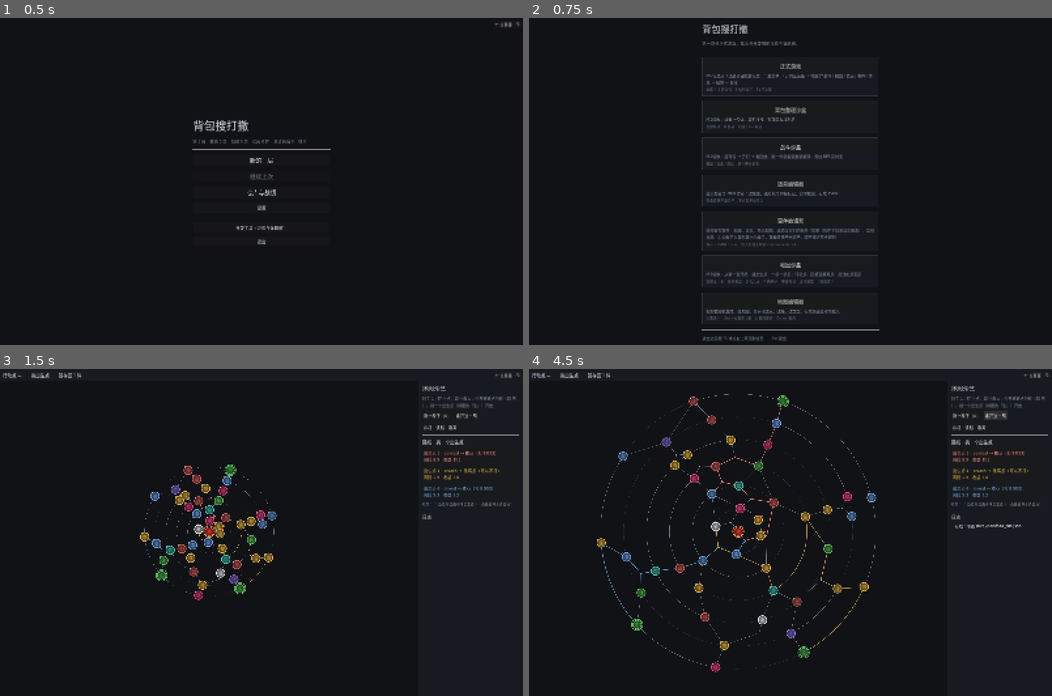
Above: before the commit, frames 1-4 (two rows, left to right).
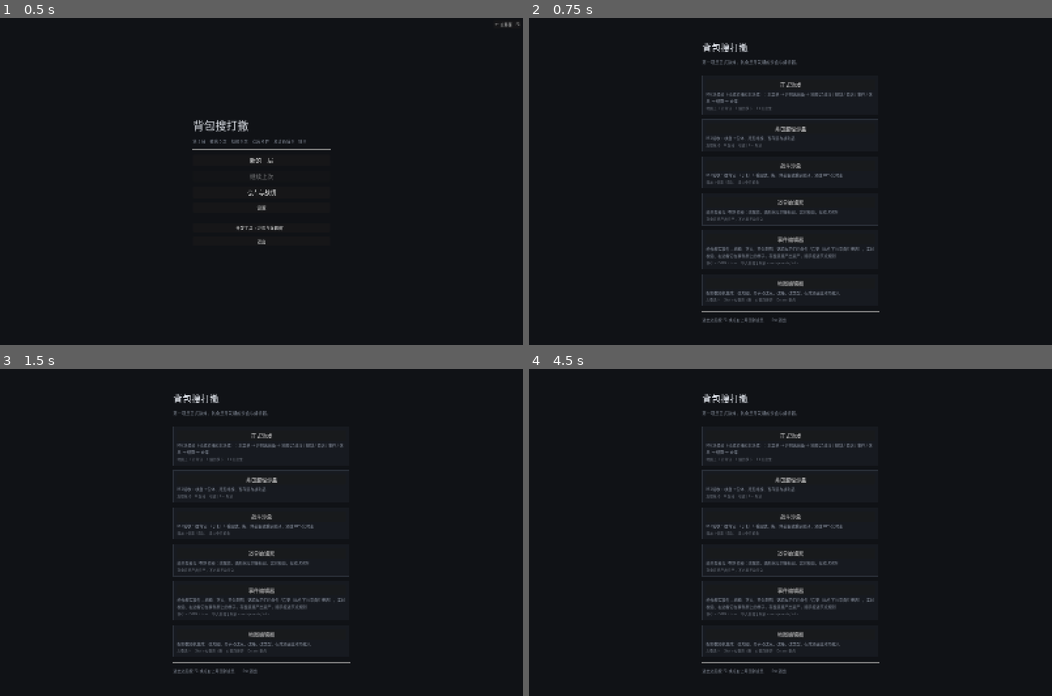
Above: after the commit, the same moments.

Repository: oZlUche/packsoudc
Game: Godot game, scene res://ui/game/game.tscn
The game is run twice, just before and just after one commit, with the same random seed, the same clock (stepped at 60 frames per second) and the same inputs.
Inputs (mouse positions are in pixels of both pictures, inside the frame that each line leads up to):
- Up to frame 1 (0.5 s): no input
- Up to frame 2 (0.75 s): click "← 主界面 F1" at 0.5 s
- Up to frame 3 (1.5 s): click (261, 614) at 1.25 s, where only the run before the commit has a clickable "地图沙盒"
- Up to frame 4 (4.5 s): click (994, 414) at 2 s, where only the run before the commit has a clickable "重开这一局"; click (957, 427) at 2.75 s, where only the run before the commit has a clickable "存档"; click (968, 427) at 3.5 s, where only the run before the commit has a clickable "读档"; click (994, 408) at 4.25 s, where only the run before the commit has a clickable "重开这一局"

Frame 1 is identical in both runs. In frame 2, 6.0% of the frame differs, in the area x 33-67%, y 2-99%; in frame 3, 6.9%; in frame 4, 7.9%, in the area x 0-100%, y 1-94%.

Commit message:
chore(ui): 删地图沙盒 —— 只剩生成就是地图编辑器的子集，「走」正式游戏已完整（报告 066）
Co-Authored-By: Claude Fable 5.1 <noreply@anthropic.com>

Diff:
--- a/tests/test_map_layout.gd
+++ b/tests/test_map_layout.gd
@@ -1,10 +1,8 @@
-## 布局求解与地图沙盒（架构文档 5.9，M3-6）。
+## 布局求解（架构文档 5.9，M3-6）。地图沙盒的帧测试随沙盒一起删了（066）：走一步的行为在 test_map_travel / test_run_state 里。
 ##
 ## 唯一的硬目标：**异环通路垂直于切线** —— 每条径向边两端角度相等。
 ## 一个内层点接着多个角度不同的外层点时画不成，那要有告警而不是静默画歪。
 extends RefCounted
-
-const SANDBOX := "res://ui/map/map_sandbox.tscn"
 
 
 ## 径向边的体检。松弛解的性质：**一条简单的链（每个点至多一上一下，只从一个外层点垂下来）整条垂直**；
@@ -200,49 +198,3 @@
 			"弧的两端就是那两个点（%d↔%d）" % [e.from_id, e.to_id])
 	t.check(found > 0, "有切向边可试（%d 条）" % found)
 	t.eq(off_circle, 0, "弧上没有一个采样点离开那一环的圆 —— 上下左右的弧都朝圆心凹")
-
-
-static func frame_sandbox(t: TestCase, root: Window) -> void:
-	t.begin("地图沙盒 · 从第一章开局，挑出生点，走几步")
-
-	var sb = load(SANDBOX).instantiate()
-	root.add_child(sb)
-	var g: MapGraph = sb.graph()
-	t.not_null(g, "开场从 chapter_01 生成了一张图")
-	if g == null:
-		sb.queue_free()
-		return
-	t.check(sb.travel() == null, "还没挑出生点")
-	var some_non_entry := -1
-	for id in g.node_ids():
-		if not g.entry_ids.has(id):
-			some_non_entry = id
-			break
-	t.check(not sb.pick_spawn(some_non_entry), "不是出生点的挑不了")
-	t.check(not sb.step(some_non_entry), "没开局走不了")
-
-	var entry: int = g.entry_ids[0]
-	t.check(sb.pick_spawn(entry), "挑出生点开局")
-	t.not_null(sb.travel(), "有了行程")
-	t.eq(sb.travel().current_id, entry, "人站在出生点上")
-	t.check(g.get_node(entry).is_visited(), "出生点开局就算踩过")
-	t.check(not sb.pick_spawn(g.entry_ids[-1]), "开局之后不能再挑出生点")
-
-	var moves: Array[int] = sb.travel().available_moves()
-	t.check(not moves.is_empty(), "有地方可走")
-	var to: int = moves[0]
-	t.check(sb.step(to), "走一步")
-	t.eq(sb.clock_total(), g.edge_between(entry, to).action_cost if g.edge_between(entry, to) != null
-		else g.edge_between(to, entry).action_cost, "行动点 = 那条边的 action_cost")
-	# 事件接上了（M4-4）：踩到的点由 NodeEvents 处理完才算用过；搜索点要等玩家离开
-	if sb.events() != null and sb.events().current_search != null:
-		t.check(not g.get_node(to).is_visited(), "走到的是搜索点：搜着的时候还没用过")
-		sb.events().current_search.leave()
-	t.check(g.get_node(to).is_visited(), "走到的点处理完用过了")
-	t.check(sb.step(entry), "走回头路")
-	t.eq(sb.travel().history, [entry, to, entry] as Array[int], "走过的路")
-	t.check(not sb.step(99999), "走不到的走不了")
-
-	t.check(sb.regenerate(7), "换个种子重来")
-	t.check(sb.travel() == null and sb.graph() != g, "回到挑出生点，图换了")
-	sb.queue_free()
--- a/ui/game/map_screen.gd
+++ b/ui/game/map_screen.gd
@@ -1,6 +1,6 @@
 ## 地图屏（M6）：一局的主屏。挑出生点 → 点相邻的点走一步 → 事件由 [GameFlow] 排成叠层一屏一屏来 → 撤离。
 ##
-## 它是地图沙盒（M3-6 → M5）的正式版：同一个 [MapView]，同一份 HUD，日志在右栏；沙盒的换种子 / 重开 / 读档在这里没有，
+## 它是当年地图沙盒（M3-6 → M5，066 删了）的正式版：同一个 [MapView]，同一份 HUD，日志在右栏；沙盒的换种子 / 重开 / 读档在这里没有，
 ## 那些是开局屏与主菜单的事。「背包」把整理面板叠在地图上，随时开；撤离按钮只在撤离点上亮。
 ## 所有动作都是公开方法，鼠标只是调它们；测试直接调。
 extends GameScreen
--- a/ui/launcher.gd
+++ b/ui/launcher.gd
@@ -40,12 +40,6 @@
 		"title": "事件编辑器",
 		"desc": "给作者写事件：标题、正文、导入配图、选项与它们的条件 / 后果（构件下拉来自注册表），实时校验、右边看它在事件屏上的样子，存盘直接产出资产，顺手挂进节点规则",
 		"keys": "保存 = JSON + .tres　导入的图复制到 assets/events/<id>",
-	},
-	{
-		"scene": "res://ui/map/map_sandbox.tscn",
-		"title": "地图沙盒",
-		"desc": "M3 验收：从第一章开局，挑出生点，一步一步走；行动点、距最近撤离点、用过的点变灰",
-		"keys": "左键走一步　悬停看这一步花几点　R 换种子　中键拖动　滚轮缩放　F 缩到放下",
 	},
 	{
 		"scene": "res://ui/map_editor/map_editor.tscn",
--- a/ui/map/map_sandbox.gd
+++ /dev/null
@@ -1,556 +0,0 @@
-## 地图沙盒：从一章开一局，挑出生点，一步一步走（架构文档 5.6 / 5.9 / 7 节，M3-6 → M5）。
-##
-## 演示的就是这一局的骨架：生成 → 显示 → **挑一个出生点**（每条路线的风格、尽头、风险与收益都亮着，
-## 悬停哪个出生点哪条路线加粗）→ 点相邻的点走一步 → 打、掉、搜、买、休息 → 存档 / 读档 → 撤离或战败 → 换种子重来。
-##
-## M5 之后它只是 [RunState] 的一层皮：一局的全部状态（地图、旅程、体力、钱、棋盘、暂存区、节点事件）都在那里，
-## 这里只把结果写进日志、开关搜索 / 商店面板、画图。悬停任何战斗点，底下一行是那个敌人的预览（[EnemyKit]）。
-## 所有动作都是公开方法（[method pick_spawn]、[method step]、[method save_run]……），鼠标只是调它们；测试直接调。
-extends Control
-
-const CHAPTER := "res://data/chapters/chapter_01.tres"
-const SIDE_WIDTH := 320
-## 沙盒的开局装备：两个包、两把枪、护甲、医疗包。「选初始背包」的界面是 M6 的事
-const KIT: Array[StringName] = [&"bag_leather", &"bag_leather", &"rifle", &"pistol", &"armor", &"medkit"]
-const SAVE_PATH := "user://sandbox_run.json"
-
-var _font: Font
-var _chapter: ChapterDef = null
-var _items: ItemDatabase = null
-var _enemies: EnemyDatabase = null
-var _sets: SetDatabase = null
-var _run: RunState = null
-var _seed: int = 1
-var _view: MapView
-var _shop_box: HBoxContainer
-var _search_box: HBoxContainer
-var _search_label: Label
-var _search_btn: Button
-var _leave_btn: Button
-var _status: Label
-var _hud: Label
-var _preview: Label
-var _enemy_line: Label
-var _routes_box: VBoxContainer
-var _log: RichTextLabel
-
-
-func _ready() -> void:
-	_font = UiPalette.cjk_font()
-	_build()
-	_chapter = load(CHAPTER) as ChapterDef
-	if _chapter == null:
-		_say("读不到 %s —— 先跑一遍 tools/import_content.gd" % CHAPTER)
-		return
-	_items = ItemDatabase.new()
-	_items.load_dir()
-	_enemies = EnemyDatabase.new()
-	_enemies.load_all()
-	_sets = SetDatabase.new()
-	_sets.load_dir()
-	regenerate(_seed)
-
-
-#region 公开动作
-func run() -> RunState:
-	return _run
-
-
-func graph() -> MapGraph:
-	return _run.map if _run != null else null
-
-
-## 开局之后才有旅程；挑出生点阶段返回 null
-func travel() -> MapTravel:
-	return _run.travel if _run != null and _run.phase != RunState.Phase.PICK_SPAWN else null
-
-
-func events() -> NodeEvents:
-	return _run.events if _run != null else null
-
-
-## 按对局种子从这一章开一局，回到「挑出生点」。
-func regenerate(seed: int) -> bool:
-	_seed = seed
-	var state := RunState.start(_chapter, seed, _items, _enemies, _sets, KIT) if _chapter != null else null
-	if state == null:
-		_run = null
-		_view.graph = null
-		_say("这一章生成不出图：%s" % (_chapter.map_source.last_error if _chapter != null else ""))
-		return false
-	state.player_baseline = CombatantBaseline.with_hp(60.0)
-	_adopt(state)
-	var enemies_placed := 0
-	var paid: Array[int] = []
-	for id in state.map.node_ids():
-		if EnemyKit.has_enemy(state.map.get_node(id).content):
-			enemies_placed += 1
-		if PaidExtracts.fee_of(state.map.get_node(id)) > 0:
-			paid.append(id)
-	_say("种子 %d：%d 个点，%d 个敌人%s。挑一个出生点（绿圈的「生」）开始" % [seed, state.map.node_count(), enemies_placed,
-		"，付费撤离点 %s（%d 币）" % [str(paid), state.economy.extract_fee] if not paid.is_empty() else ""])
-	return true
-
-
-## 站到某个出生点上开局。返回 false = 那不是出生点。
-func pick_spawn(id: int) -> bool:
-	if _run == null or not _run.pick_spawn(id):
-		return false
-	_view.current_id = id
-	_view.bold_route = _route_index_of_entry(id)
-	_after_move()
-	var route := _route_of_entry(id)
-	_say("从出生点 %d 出发（%s）。点相邻的点走一步" % [id, String(route.get("style", "?"))])
-	return true
-
-
-## 走到相邻的点。
-func step(to_id: int) -> bool:
-	return _run != null and _run.step_to(to_id)
-
-
-func clock_total() -> int:
-	return _run.travel.clock.total if travel() != null else 0
-
-
-## 存这一局。开着的店 / 搜索视为离开
-func save_run() -> bool:
-	if _run == null:
-		return false
-	var err := RunSave.write(_run, SAVE_PATH)
-	_note("　存档：%s" % ("写到 %s" % SAVE_PATH if err == OK else "失败 %d" % err))
-	return err == OK
-
-
-## 读回上次存的那一局
-func load_run() -> bool:
-	var state := RunSave.read(_items, _enemies, _sets, SAVE_PATH)
-	if state == null:
-		_note("　读档：没有存档，或存档读不了")
-		return false
-	state.player_baseline = CombatantBaseline.with_hp(60.0)
-	_seed = state.run_seed
-	_adopt(state)
-	if state.phase != RunState.Phase.PICK_SPAWN:
-		_view.current_id = state.travel.current_id
-		_view.bold_route = -1
-		_after_move()
-	_say("读档：种子 %d，行动点 %d，%s" % [state.run_seed, state.travel.clock.total,
-		"挑出生点" if state.phase == RunState.Phase.PICK_SPAWN else ("在点 %d 上" % state.travel.current_id)])
-	return true
-
-
-## 在撤离点上撤离（付费的先付钱）
-func extract() -> bool:
-	if _run == null:
-		return false
-	var node := _run.current_node()
-	if not _run.try_extract():
-		_say("撤不了：不在撤离点上，或付不起（%d 币）" % (_run.events.extract_fee(node) if node != null else 0))
-		return false
-	_say("撤离成功：行动点 %d，暂存区 %d 件，剩 %d 币。换个种子再来" % [_run.travel.clock.total, _run.storage.item_count(), _run.wallet.balance])
-	_refresh_hud()
-	return true
-#endregion
-
-
-#region 接线：RunState 与 NodeEvents 的信号写进日志、开关面板
-func _adopt(state: RunState) -> void:
-	_run = state
-	_view.graph = state.map
-	_view.current_id = -1
-	_view.reachable = {}
-	_view.bold_route = -1
-	_search_box.visible = false
-	_shop_box.visible = false
-	state.travel.moved.connect(_on_moved)
-	state.travel.refused.connect(func(_i: MoveIntent, why: String): _say("走不了：" + why))
-	state.wallet.changed.connect(func(_b: int, _d: int, _r: StringName): _refresh_hud())
-	state.loot_pending.connect(_on_loot_pending)
-	state.phase_changed.connect(func(phase: int, why: StringName):
-		if phase == RunState.Phase.DEFEATED:
-			_say("战败：%s。换个种子重来" % why)
-		_refresh_hud())
-	var ev := state.events
-	ev.rewarded.connect(func(_n: MapNode, amount: int): _note("　进账 %d 币" % amount))
-	ev.shop_opened.connect(_on_shop_opened)
-	ev.shop_closed.connect(func(_n: MapNode): _shop_box.visible = false)
-	ev.revealed.connect(func(n: MapNode, type: StringName):
-		_note("　点 %d 是个「?」：原来是 %s" % [n.id, MapNodeStyle.of(type)["label"]]))
-	ev.battle_finished.connect(_on_battle)
-	ev.search_opened.connect(_on_search_opened)
-	ev.search_closed.connect(func(_n: MapNode, _haul: GridInventory, why: StringName):
-		_search_box.visible = false
-		_note("　搜索结束（%s）" % why))
-	ev.rested.connect(func(_n: MapNode, got: int): _note("　休息：体力 +%d" % got))
-	ev.event_resolved.connect(func(_n: MapNode, outcome: StringName, detail: Dictionary):
-		_note("　事件：%s %s" % [outcome, str(detail) if not detail.is_empty() else ""]))
-	ev.extract_reached.connect(func(_n: MapNode, fee: int):
-		_note("　到了撤离点%s：按「撤离」结束这一局" % ("（付费：%d 币，%s）" % [fee, "付得起" if state.wallet.can_afford(fee) else "钱不够"] if fee > 0 else "")))
-	_rebuild_routes()
-	_refresh_hud()
-
-
-func _on_battle(n: MapNode, result: BattleResult, won: bool) -> void:
-	var who := enemy_preview(n.id).get_slice("　", 0)
-	_note("　打 %s：%s，%.1f 秒%s" % [who if who != "" else "敌人", "赢了" if won else ("平局，按输算" if result.is_draw() else "输了"),
-		result.duration_sec(), "" if won else "，体力 %d/%d" % [_run.vitality.current, _run.vitality.maximum]])
-	_refresh_hud()
-
-
-## 沙盒没有拾取界面：有东西就全拿进暂存区（真正的搜刮界面是 M6 的事）
-func _on_loot_pending(box: GridInventory) -> void:
-	var names: Array[String] = []
-	for inst in box.items():
-		names.append((inst as ItemInstance).def.display_name)
-	var n := _run.take_all_loot()
-	_note("　拾取 %d 件进暂存区：%s（暂存区共 %d 件）" % [n, "、".join(names), _run.storage.item_count()])
-	_refresh_hud()
-
-
-func _on_search_opened(n: MapNode, session: SearchSession) -> void:
-	_search_box.visible = true
-	session.searched.connect(func(found: Array[StringName], met: Dictionary):
-		var names: Array[String] = []
-		for id in found:
-			names.append(_items.get_def(id).display_name)
-		_note("　搜到：%s%s" % ["、".join(names) if not names.is_empty() else "空手", "　—— 有敌人！" if not met.is_empty() else ""])
-		_refresh_search_label(session))
-	_refresh_search_label(session)
-	_note("　搜索点 %d：搜几次你定，每搜一次更险" % n.id)
-
-
-## 商店：货架上每格一个按钮（名字 + 价），刷新一个按钮，离开一个按钮。买到的进暂存区（RunState 接的）
-func _on_shop_opened(n: MapNode, session: ShopSession) -> void:
-	if session == null:
-		_note("　商店 %d：这一章没有经济规则，店是空的" % n.id)
-		return
-	_note("　商店 %d：%d 件在架上，刷新 %d 币" % [n.id, session.available().size(), session.refresh_cost()])
-	session.bought.connect(func(def: ItemDef, price: int): _note("　买了 %s，花 %d 币，进暂存区" % [def.display_name, price]))
-	session.stock_changed.connect(func(): _rebuild_shop(session))
-	_rebuild_shop(session)
-	_shop_box.visible = true
-
-
-func _rebuild_shop(session: ShopSession) -> void:
-	for child in _shop_box.get_children():
-		child.queue_free()
-	_shop_box.add_child(_label("商店：", 13, UiPalette.FG))
-	for i in session.available():
-		var def := _items.get_def(StringName(String(session.stock[i]["id"])))
-		var idx := i
-		var b := _button("%s %d 币" % [def.display_name if def != null else "?", int(session.stock[i]["price"])],
-			func(): _on_buy(session, idx))
-		b.disabled = not session.can_buy(i)
-		_shop_box.add_child(b)
-	var refresh := _button("刷新 %d 币" % session.refresh_cost(), func(): session.refresh())
-	refresh.disabled = not session.can_refresh()
-	_shop_box.add_child(refresh)
-	_shop_box.add_child(_button("离开", func(): session.leave()))
-
-
-func _on_buy(session: ShopSession, i: int) -> void:
-	if session.buy(i) != null:
-		_rebuild_shop(session)
-
-
-func _refresh_search_label(session: SearchSession) -> void:
-	_search_label.text = "还能搜 %d 次，下一次遭遇 %.0f%%" % [session.searches_left(), session.next_encounter_chance() * 100.0]
-	_search_btn.disabled = not session.can_search()
-
-
-func _on_search_pressed() -> void:
-	if events() != null and events().current_search != null:
-		events().current_search.search()
-
-
-func _on_leave_pressed() -> void:
-	if events() != null and events().current_search != null:
-		events().current_search.leave()
-
-
-func _on_moved(intent: MoveIntent, first_visit: bool) -> void:
-	_view.current_id = intent.to_id
-	_after_move()
-	var n := _run.map.get_node(intent.to_id)
-	var what: String = MapNodeStyle.of(n.type)["label"]
-	if first_visit:
-		_note("→ %d %s（花 %d 点）" % [intent.to_id, what, intent.action_cost])
-	else:
-		_note("→ %d %s，穿行（花 %d 点，这里用过了）" % [intent.to_id, what, intent.action_cost])
-
-
-func _after_move() -> void:
-	var reach := {}
-	if travel() != null:
-		for id in _run.travel.available_moves():
-			reach[id] = true
-	_view.reachable = reach
-	_view.refresh()
-	_refresh_hud()
-
-
-func _on_node_pressed(id: int, button: int, _shift: bool) -> void:
-	if button != MOUSE_BUTTON_LEFT or _run == null:
-		return
-	if _run.phase == RunState.Phase.PICK_SPAWN:
-		if not pick_spawn(id):
-			_say("先挑一个出生点（绿圈的「生」）")
-	else:
-		step(id)
-
-
-## 单步预览：悬停相邻的点，说这一步花几点、去的是什么。挑出生点阶段悬停出生点加粗它那条路线。
-func _on_node_hovered(id: int) -> void:
-	if _run == null:
-		return
-	_enemy_line.text = enemy_preview(id)
-	if travel() == null:
-		_view.bold_route = _route_index_of_entry(id) if id >= 0 else -1
-		_preview.text = ""
-		return
-	if id < 0 or not _view.reachable.has(id):
-		_preview.text = ""
-		return
-	var intent := MapNavigator.resolve_step(_run.map, _run.travel.current_id, id)
-	var n := _run.map.get_node(id)
-	if intent == null:
-		_preview.text = ""
-		return
-	_preview.text = "→ %s　花 %d 行动点%s" % [
-		MapNodeStyle.of(n.type)["label"], intent.action_cost,
-		"（用过了，只是穿行）" if n.is_visited() else ""]
-
-
-## 这个点里的敌人一行摘要；没有敌人就是空串。全图可见（5.10）—— 看不看得见的接缝在这一处
-func enemy_preview(id: int) -> String:
-	if _run == null or id < 0 or not _run.map.has_node(id):
-		return ""
-	var content := _run.map.get_node(id).content
-	if not EnemyKit.has_enemy(content):
-		return ""
-	var line := EnemyKit.summary(content, _enemies, _run.pool, _items)
-	if _run.drop_rule != null:
-		# 幸运 0、没有 buff：沙盒里就是这一章难度下的裸期望。局外 / 地图 buff 是占位来源，接上了自然算进去
-		var ctx := LootContext.new()
-		ctx.difficulty = _chapter.difficulty
-		ctx.add_source(MetaDropBonus.new())
-		ctx.add_source(MapDropBonus.new())
-		line += "　预计掉 %.1f 件，珍宝 %.0f%%" % [
-			DropResolver.expected_count(content, _run.drop_rule, ctx, _items),
-			DropResolver.treasure_chance(_run.drop_rule, ctx) * 100.0]
-	if _run.economy != null:
-		var depth: float = EnemyPlacer.depths_of(_run.map).get(id, 0.0)
-		line += "　打赢 +%d 币" % _run.economy.battle_reward(int(content.get("strength", 0)), depth, _chapter.difficulty)
-	return line
-
-
-func _refresh_hud() -> void:
-	if _run == null:
-		_hud.text = ""
-		return
-	if travel() == null:
-		_hud.text = "行动点 —　　挑出生点　　暂存区 %d 件" % _run.storage.item_count()
-		return
-	var t := _run.travel
-	var extract_near := MapNavigator.nearest_of_type(_run.map, t.current_id, &"extract")
-	var rest := MapNavigator.nearest_of_type(_run.map, t.current_id, &"rest")
-	var core := MapNavigator.nearest_of_type(_run.map, t.current_id, &"core")
-	var tail := ""
-	match _run.phase:
-		RunState.Phase.DEFEATED:
-			tail = "　　【战败】"
-		RunState.Phase.EXTRACTED:
-			tail = "　　【已撤离】"
-	_hud.text = "行动点 %d　　距最近撤离点 %s 步　　距最近休息区 %s 步　　距核心 %s 步　　体力 %d/%d　　货币 %d　　暂存区 %d 件%s" % [
-		t.clock.total,
-		str(extract_near["steps"]) if int(extract_near["id"]) >= 0 else "—",
-		str(rest["steps"]) if int(rest["id"]) >= 0 else "—",
-		str(core["steps"]) if int(core["id"]) >= 0 else "—",
-		_run.vitality.current, _run.vitality.maximum,
-		_run.wallet.balance, _run.storage.item_count(), tail]
-
-
-func _route_of_entry(id: int) -> Dictionary:
-	for route in _run.map.routes:
-		if int(route.get("entry_id", -1)) == id:
-			return route
-	return {}
-
-
-func _route_index_of_entry(id: int) -> int:
-	for i in _run.map.routes.size():
-		if int(_run.map.routes[i].get("entry_id", -1)) == id:
-			return i
-	return -1
-
-
-## 右栏：每条路线一张卡 —— 出生点、风格、尽头、风险与收益。这是这一章第一个真正的决策，
-## 沙盒里就该长得像个决策。
-func _rebuild_routes() -> void:
-	for child in _routes_box.get_children():
-		child.queue_free()
-	if _run == null:
-		return
-	var g := _run.map
-	for i in g.routes.size():
-		var route: Dictionary = g.routes[i]
-		var entry := int(route.get("entry_id", -1))
-		var card := Button.new()
-		card.text = "出生点 %d · %s → %s\n风险 %.1f　收益 %.1f" % [
-			entry, route.get("style", "?"),
-			"核心（打 BOSS）" if String(route.get("ends_at", "core")) == "core" else "撤离点（可以不打）",
-			float(route.get("risk_x100", 0)) / 100.0, float(route.get("reward_x100", 0)) / 100.0]
-		card.alignment = HORIZONTAL_ALIGNMENT_LEFT
-		card.add_theme_font_override("font", _font)
-		card.add_theme_font_size_override("font_size", 13)
-		card.add_theme_color_override("font_color", MapNodeStyle.route_color(i))
-		var idx := i
-		card.mouse_entered.connect(func(): if travel() == null: _view.bold_route = idx)
-		card.mouse_exited.connect(func(): if travel() == null: _view.bold_route = -1)
-		card.pressed.connect(func(): pick_spawn(entry))
-		_routes_box.add_child(card)
-	# 随机生成的图每个点向内连一两条，「一个点接着两个外层点」是常态，逐条列出来是噪音；只报个数
-	var warned := MapLayout.for_graph(g).warnings(g)
-	if not warned.is_empty():
-		_routes_box.add_child(_label("布局：%d 处径向边画不成全垂直（一点接着两个外层点）" % warned.size(),
-			11, UiPalette.DIM))
-#endregion
-
-
-#region 界面
-func _build() -> void:
-	var bg := ColorRect.new()
-	bg.color = UiPalette.BG
-	bg.set_anchors_preset(Control.PRESET_FULL_RECT)
-	bg.mouse_filter = Control.MOUSE_FILTER_IGNORE
-	add_child(bg)
-
-	var row := HBoxContainer.new()
-	row.set_anchors_preset(Control.PRESET_FULL_RECT)
-	row.add_theme_constant_override("separation", 0)
-	add_child(row)
-
-	var mid := VBoxContainer.new()
-	mid.size_flags_horizontal = Control.SIZE_EXPAND_FILL
-	mid.add_theme_constant_override("separation", 0)
-	row.add_child(mid)
-	_hud = _label("", 14, UiPalette.FG)
-	var hud_box := PanelContainer.new()
-	var st := StyleBoxFlat.new()
-	st.bg_color = UiPalette.PANEL
-	st.set_content_margin_all(8)
-	hud_box.add_theme_stylebox_override("panel", st)
-	hud_box.add_child(_hud)
-	mid.add_child(hud_box)
-	_view = MapView.new()
-	_view.size_flags_vertical = Control.SIZE_EXPAND_FILL
-	_view.node_pressed.connect(_on_node_pressed)
-	_view.node_hovered.connect(_on_node_hovered)
-	mid.add_child(_view)
-	_preview = _label("", 13, UiPalette.FG)
-	_preview.custom_minimum_size.y = 22
-	mid.add_child(_preview)
-	_enemy_line = _label("", 13, UiPalette.DIM)
-	_enemy_line.custom_minimum_size.y = 22
-	mid.add_child(_enemy_line)
-	_search_box = HBoxContainer.new()
-	_search_box.add_theme_constant_override("separation", 8)
-	_search_box.visible = false
-	_search_label = _label("", 13, UiPalette.FG)
-	_search_box.add_child(_search_label)
-	_search_btn = _button("搜一次", _on_search_pressed)
-	_search_box.add_child(_search_btn)
-	_leave_btn = _button("离开", _on_leave_pressed)
-	_search_box.add_child(_leave_btn)
-	mid.add_child(_search_box)
-	_shop_box = HBoxContainer.new()
-	_shop_box.add_theme_constant_override("separation", 8)
-	_shop_box.visible = false
-	mid.add_child(_shop_box)
-
-	var side := PanelContainer.new()
-	side.custom_minimum_size.x = SIDE_WIDTH
-	var ps := StyleBoxFlat.new()
-	ps.bg_color = UiPalette.PANEL
-	ps.set_content_margin_all(12)
-	side.add_theme_stylebox_override("panel", ps)
-	var col := VBoxContainer.new()
-	col.add_theme_constant_override("separation", 8)
-	side.add_child(col)
-	row.add_child(side)
-
-	var spacer := Control.new()
-	spacer.custom_minimum_size.y = 26      # 右上角是 DevNav 的按钮
-	col.add_child(spacer)
-	col.add_child(_label("地图沙盒", 18, UiPalette.FG))
-	_status = _label("", 12, UiPalette.DIM)
-	_status.autowrap_mode = TextServer.AUTOWRAP_ARBITRARY
-	_status.custom_minimum_size.x = SIDE_WIDTH - 30
-	col.add_child(_status)
-	var buttons := HBoxContainer.new()
-	buttons.add_child(_button("换个种子（R）", func(): regenerate(randi() % 1000000)))
-	buttons.add_child(_button("重开这一局", func(): regenerate(_seed)))
-	col.add_child(buttons)
-	var buttons2 := HBoxContainer.new()
-	buttons2.add_child(_button("存档", save_run))
-	buttons2.add_child(_button("读档", load_run))
-	buttons2.add_child(_button("撤离", extract))
-	col.add_child(buttons2)
-	col.add_child(HSeparator.new())
-	col.add_child(_label("路线：挑一个出生点", 14, UiPalette.FG))
-	_routes_box = VBoxContainer.new()
-	_routes_box.add_theme_constant_override("separation", 6)
-	col.add_child(_routes_box)
-	col.add_child(HSeparator.new())
-	col.add_child(_label("日志", 14, UiPalette.FG))
-	_log = RichTextLabel.new()
-	_log.size_flags_vertical = Control.SIZE_EXPAND_FILL
-	_log.scroll_following = true
-	_log.add_theme_font_override("normal_font", _font)
-	_log.add_theme_font_size_override("normal_font_size", 12)
-	col.add_child(_log)
-
-
-func _unhandled_key_input(event: InputEvent) -> void:
-	var key := event as InputEventKey
-	if key == null or not key.pressed:
-		return
-	match key.keycode:
-		KEY_R:
-			regenerate(randi() % 1000000)
-		KEY_F:
-			_view.fit()
-		KEY_1:
-			_view.zoom = 1.0
-			_view.center()
-		_:
-			return
-	get_viewport().set_input_as_handled()
-
-
-func _say(text: String) -> void:
-	_status.text = text
-
-
-func _note(text: String) -> void:
-	_log.append_text(text + "\n")
-
-
-func _label(text: String, font_size: int, color: Color) -> Label:
-	var l := Label.new()
-	l.text = text
-	l.add_theme_font_override("font", _font)
-	l.add_theme_font_size_override("font_size", font_size)
-	l.add_theme_color_override("font_color", color)
-	return l
-
-
-func _button(text: String, handler: Callable) -> Button:
-	var b := Button.new()
-	b.text = text
-	b.add_theme_font_override("font", _font)
-	b.add_theme_font_size_override("font_size", 13)
-	b.pressed.connect(handler)
-	return b
-#endregion
--- a/ui/map/map_sandbox.tscn
+++ /dev/null
@@ -1,12 +0,0 @@
-[gd_scene load_steps=2 format=3]
-
-[ext_resource type="Script" path="res://ui/map/map_sandbox.gd" id="1_ms"]
-
-[node name="MapSandbox" type="Control"]
-layout_mode = 3
-anchors_preset = 15
-anchor_right = 1.0
-anchor_bottom = 1.0
-grow_horizontal = 2
-grow_vertical = 2
-script = ExtResource("1_ms")
Not shown, added: docs/reports/images/065-event-screen.png.import
Not shown, removed: ui/map/map_sandbox.gd.uid
Not shown, changed: docs/architecture.md
Not shown, added: docs/reports/066-remove-map-sandbox.md
Not shown, changed: docs/status.md
